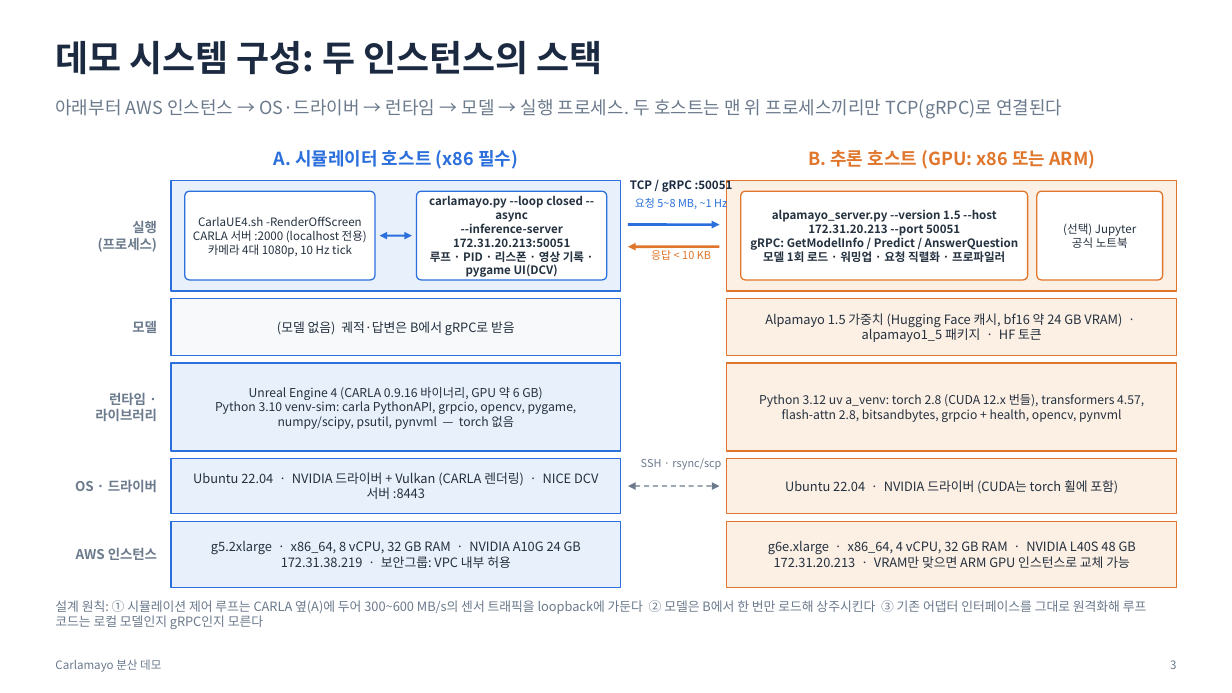
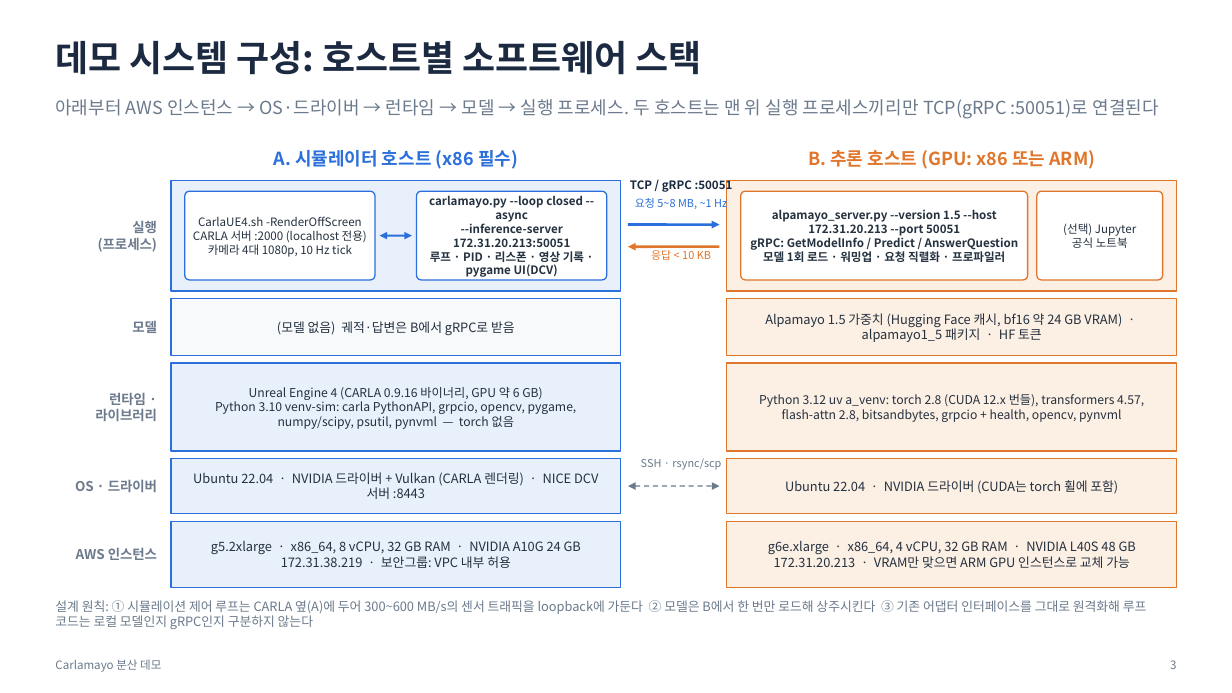
Before and after one commit to JwonMoon/carlamayo-my-distributed, a slide deck: slide 3 of docs/distributed/demo-overview.pptx. Drawn at 1232x693 pixels with LibreOffice and Linux fonts; fonts in the diff are those of the drawing. Boxes give left, top, right and bottom in pixels: in the first picture for what was removed or moved away, otherwise in the second. Text is boxed around its words. In the diff, an @@ line names an element or a change of style, - is before the commit and + after.

```diff
--- a/docs/distributed/demo-overview.pptx
+++ b/docs/distributed/demo-overview.pptx
@@ text at (55,41,702,75): text changed @@
-데모 시스템 구성: 두 인스턴스의 스택
+데모 시스템 구성: 호스트별 소프트웨어 스택
@@ text at (55,99,1158,119): text changed @@
-아래부터 AWS 인스턴스 → OS·드라이버 → 런타임 → 모델 → 실행 프로세스. 두 호스트는 맨 위 프로세스끼리만 TCP(gRPC)로 연결된다
+아래부터 AWS 인스턴스 → OS·드라이버 → 런타임 → 모델 → 실행 프로세스. 두 호스트는 맨 위 실행 프로세스끼리만 TCP(gRPC :50051)로 연결된다
@@ text at (55,600,1147,629): text changed @@
-설계 원칙: ① 시뮬레이션 제어 루프는 CARLA 옆(A)에 두어 300~600 MB/s의 센서 트래픽을 loopback에 가둔다 ② 모델은 B에서 한 번만 로드해 상주시킨다 ③ 기존 어댑터 인터페이스를 그대로 원격화해 루프 코드는 로컬 모델인지 gRPC인지 모른다
+설계 원칙: ① 시뮬레이션 제어 루프는 CARLA 옆(A)에 두어 300~600 MB/s의 센서 트래픽을 loopback에 가둔다 ② 모델은 B에서 한 번만 로드해 상주시킨다 ③ 기존 어댑터 인터페이스를 그대로 원격화해 루프 코드는 로컬 모델인지 gRPC인지 구분하지 않는다
```
Also in this commit, not shown: 15 other slides changed, 1 slide added, 7 other files.
